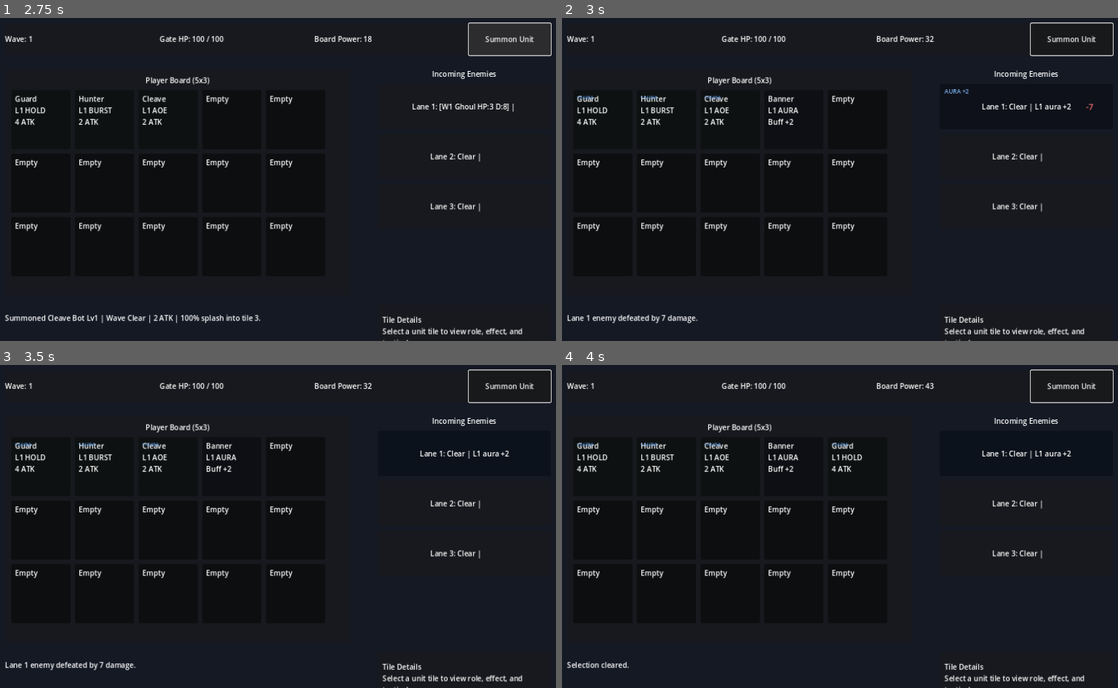
Above: before the commit, frames 1-4 (two rows, left to right).
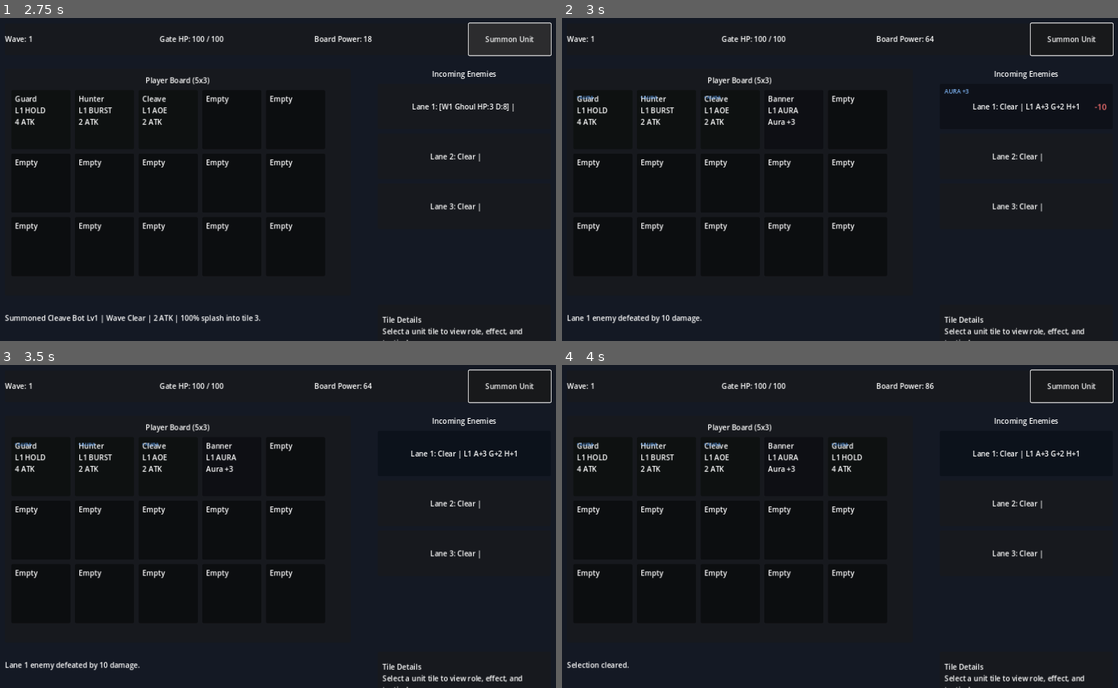
Above: after the commit, the same moments.

Repository: D3MISEarch/AbyssFall-merge-defense
Game: Godot game, scene res://scenes/Main.tscn
The game is run twice, just before and just after one commit, with the same random seed, the same clock (stepped at 60 frames per second) and the same inputs.
Inputs (mouse positions are in pixels of both pictures, inside the frame that each line leads up to):
- Up to frame 1 (2.75 s): click "Summon Unit" at 0.5 s; click "Summon Unit" at 1.25 s; click "Summon Unit" at 2 s
- Up to frame 2 (3 s): tap Enter at 2.75 s; move the mouse to (973, 160) at 2.77 s; click (973, 160) at 2.92 s
- Up to frame 3 (3.5 s): no input
- Up to frame 4 (4 s): tap Space at 3.5 s; move the mouse to (728, 539) at 3.52 s; click (728, 539) at 3.67 s

Frame 1 is identical in both runs. In frame 2, 0.4% of the frame differs, in the area x 17-98%, y 5-95%; in frame 3, 0.4%; in frame 4, 0.3%.

Commit message:
Balance Banner support lane synergies

Diff:
--- a/scripts/main.gd
+++ b/scripts/main.gd
@@ -58,8 +58,14 @@
 		"label": "Lane Support",
 		"base_damage": 0,
 		"level_damage_multiplier": {1: 0, 2: 0, 3: 0},
+		"lane_buff_base": 1,
 		"lane_buff_per_level": 2,
-		"value_text": "Pure force multiplier for every ally in its lane."
+		"guard_bonus_per_level": 2,
+		"guard_wall_bonus": 1,
+		"hunter_bonus_per_level": 1,
+		"hunter_execute_bonus_per_level": 1,
+		"cleave_bonus_per_level": 1,
+		"value_text": "Best with Guard/Hunter lanes where every attack gets amplified."
 	}
 }
 
@@ -390,16 +396,28 @@
 				continue
 
 			damage += lane_support_bonus
+			var role_support_bonus: int = _get_lane_role_support_bonus(lane_index, role)
+			damage += role_support_bonus
 			var support_contributed: bool = lane_support_bonus > 0
+			if role_support_bonus > 0:
+				support_contributed = true
 			if role == "lane":
 				damage += int(_get_unit_stat(unit, "lane_bonus", 0))
 				if enemy_lanes[lane_index].size() >= int(_get_unit_stat(unit, "crowd_threshold", 99)):
 					damage += int(_get_unit_stat(unit, "crowd_bonus", 0))
+					var guard_wall_bonus: int = _get_lane_guard_wall_bonus(lane_index)
+					damage += guard_wall_bonus
+					if guard_wall_bonus > 0:
+						support_contributed = true
 			elif role == "single":
 				damage += int(_get_unit_stat(unit, "focus_bonus", 0))
 				var front_progress: int = _get_front_enemy_progress(lane_index)
 				if LANE_LENGTH - front_progress <= int(_get_unit_stat(unit, "execute_range", 0)):
 					damage += int(_get_unit_stat(unit, "execute_bonus", 0))
+					var hunter_execute_bonus: int = _get_lane_hunter_execute_bonus(lane_index)
+					damage += hunter_execute_bonus
+					if hunter_execute_bonus > 0:
+						support_contributed = true
 
 			_damage_front_enemy(lane_index, damage, support_contributed)
 			if role == "cleave":
@@ -682,7 +700,55 @@
 		var unit: Dictionary = board_units[tile_index]
 		if _get_unit_role(unit) != "support":
 			continue
-		bonus += int(_get_unit_stat(unit, "lane_buff_per_level", 0)) * int(unit["level"])
+		var level: int = int(unit["level"])
+		bonus += int(_get_unit_stat(unit, "lane_buff_base", 0))
+		bonus += int(_get_unit_stat(unit, "lane_buff_per_level", 0)) * level
+	return bonus
+
+func _get_lane_role_support_bonus(lane_index: int, role: String) -> int:
+	var bonus: int = 0
+	var stat_name: String = ""
+	if role == "lane":
+		stat_name = "guard_bonus_per_level"
+	elif role == "single":
+		stat_name = "hunter_bonus_per_level"
+	elif role == "cleave":
+		stat_name = "cleave_bonus_per_level"
+	if stat_name == "":
+		return 0
+
+	for column in BOARD_COLUMNS:
+		var tile_index: int = lane_index * BOARD_COLUMNS + column
+		if tile_index >= board_units.size() or _is_tile_empty(tile_index):
+			continue
+		var unit: Dictionary = board_units[tile_index]
+		if _get_unit_role(unit) != "support":
+			continue
+		bonus += int(_get_unit_stat(unit, stat_name, 0)) * int(unit["level"])
+	return bonus
+
+func _get_lane_guard_wall_bonus(lane_index: int) -> int:
+	var bonus: int = 0
+	for column in BOARD_COLUMNS:
+		var tile_index: int = lane_index * BOARD_COLUMNS + column
+		if tile_index >= board_units.size() or _is_tile_empty(tile_index):
+			continue
+		var unit: Dictionary = board_units[tile_index]
+		if _get_unit_role(unit) != "support":
+			continue
+		bonus += int(_get_unit_stat(unit, "guard_wall_bonus", 0))
+	return bonus
+
+func _get_lane_hunter_execute_bonus(lane_index: int) -> int:
+	var bonus: int = 0
+	for column in BOARD_COLUMNS:
+		var tile_index: int = lane_index * BOARD_COLUMNS + column
+		if tile_index >= board_units.size() or _is_tile_empty(tile_index):
+			continue
+		var unit: Dictionary = board_units[tile_index]
+		if _get_unit_role(unit) != "support":
+			continue
+		bonus += int(_get_unit_stat(unit, "hunter_execute_bonus_per_level", 0)) * int(unit["level"])
 	return bonus
 
 func _get_board_power() -> int:
@@ -698,15 +764,27 @@
 			var unit_power: int = _get_unit_base_damage(unit)
 			if role == "support":
 				var ally_count: int = _get_lane_non_support_count(lane_index)
-				unit_power = int(_get_unit_stat(unit, "lane_buff_per_level", 0)) * int(unit["level"]) * max(1, ally_count)
+				var support_level: int = int(unit["level"])
+				var ally_scale: int = max(1, ally_count)
+				var aura_power: int = int(_get_unit_stat(unit, "lane_buff_base", 0))
+				aura_power += int(_get_unit_stat(unit, "lane_buff_per_level", 0)) * support_level
+				var role_power: int = int(_get_unit_stat(unit, "guard_bonus_per_level", 0)) * support_level
+				role_power += int(_get_unit_stat(unit, "hunter_bonus_per_level", 0)) * support_level
+				role_power += int(_get_unit_stat(unit, "cleave_bonus_per_level", 0)) * support_level
+				role_power += int(_get_unit_stat(unit, "hunter_execute_bonus_per_level", 0)) * support_level
+				role_power += int(_get_unit_stat(unit, "guard_wall_bonus", 0))
+				unit_power = (aura_power + role_power) * ally_scale
 			else:
 				unit_power += lane_support_bonus
+				unit_power += _get_lane_role_support_bonus(lane_index, role)
 				if role == "lane":
 					unit_power += int(_get_unit_stat(unit, "lane_bonus", 0))
 					unit_power += int(_get_unit_stat(unit, "crowd_bonus", 0))
+					unit_power += _get_lane_guard_wall_bonus(lane_index)
 				elif role == "single":
 					unit_power += int(_get_unit_stat(unit, "focus_bonus", 0))
 					unit_power += int(_get_unit_stat(unit, "execute_bonus", 0))
+					unit_power += _get_lane_hunter_execute_bonus(lane_index)
 				elif role == "cleave":
 					unit_power += int(round(float(unit_power) * float(_get_unit_stat(unit, "splash_ratio", 0.0))))
 			total_power += unit_power
@@ -760,7 +838,10 @@
 	var unit_name: String = _get_unit_short_name(unit)
 	var atk_text: String = "%d ATK" % _get_unit_base_damage(unit)
 	if _get_unit_role(unit) == "support":
-		atk_text = "Buff +%d" % (int(_get_unit_stat(unit, "lane_buff_per_level", 0)) * int(unit["level"]))
+		var support_level: int = int(unit["level"])
+		var lane_buff_total: int = int(_get_unit_stat(unit, "lane_buff_base", 0))
+		lane_buff_total += int(_get_unit_stat(unit, "lane_buff_per_level", 0)) * support_level
+		atk_text = "Aura +%d" % lane_buff_total
 	return "%s\nL%d %s\n%s" % [unit_name, int(unit["level"]), role_tag, atk_text]
 
 func _get_unit_short_name(unit: Dictionary) -> String:
@@ -788,8 +869,11 @@
 		var splash_percent: int = int(round(float(_get_unit_stat(unit, "splash_ratio", 0.0)) * 100.0))
 		return "%d%% splash" % splash_percent
 	if role == "support":
-		var buff_total: int = int(_get_unit_stat(unit, "lane_buff_per_level", 0)) * level
-		return "Lane allies gain +%d damage each" % buff_total
+		var lane_buff_total: int = int(_get_unit_stat(unit, "lane_buff_base", 0))
+		lane_buff_total += int(_get_unit_stat(unit, "lane_buff_per_level", 0)) * level
+		var guard_bonus: int = int(_get_unit_stat(unit, "guard_bonus_per_level", 0)) * level
+		var hunter_bonus: int = int(_get_unit_stat(unit, "hunter_bonus_per_level", 0)) * level
+		return "Aura +%d, Guard +%d, Hunter +%d" % [lane_buff_total, guard_bonus, hunter_bonus]
 	return "No effect"
 
 func _get_unit_why_text(unit: Dictionary) -> String:
@@ -815,8 +899,10 @@
 	var lines: Array[String] = []
 	for lane_index in LANE_COUNT:
 		var lane_bonus: int = _get_lane_support_bonus(lane_index)
+		var guard_bonus: int = _get_lane_role_support_bonus(lane_index, "lane")
+		var hunter_bonus: int = _get_lane_role_support_bonus(lane_index, "single")
 		if lane_bonus > 0:
-			lines.append("L%d aura +%d" % [lane_index + 1, lane_bonus])
+			lines.append("L%d A+%d G+%d H+%d" % [lane_index + 1, lane_bonus, guard_bonus, hunter_bonus])
 		else:
 			lines.append("")
 	support_feedback_lines = lines
